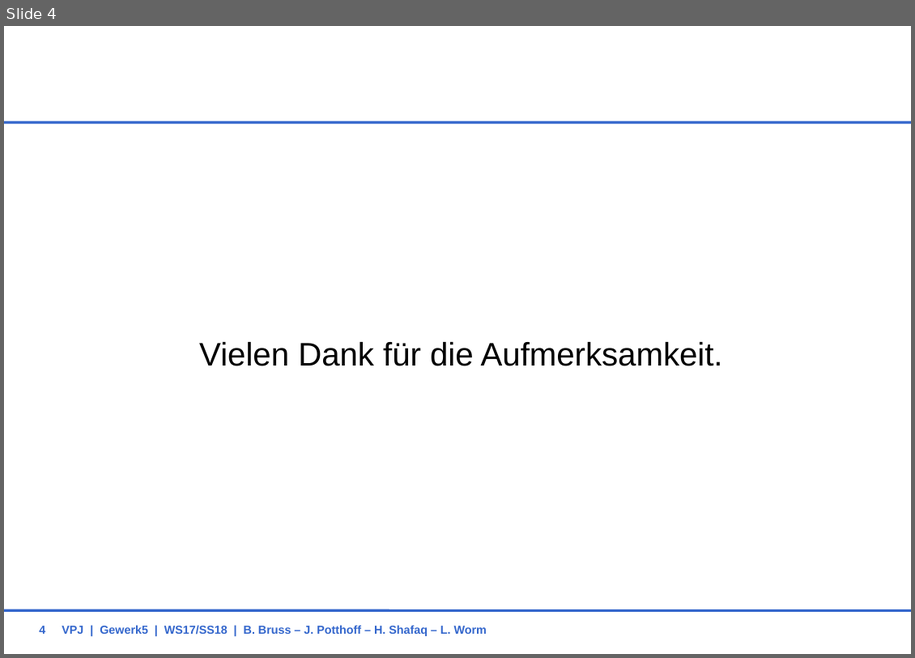
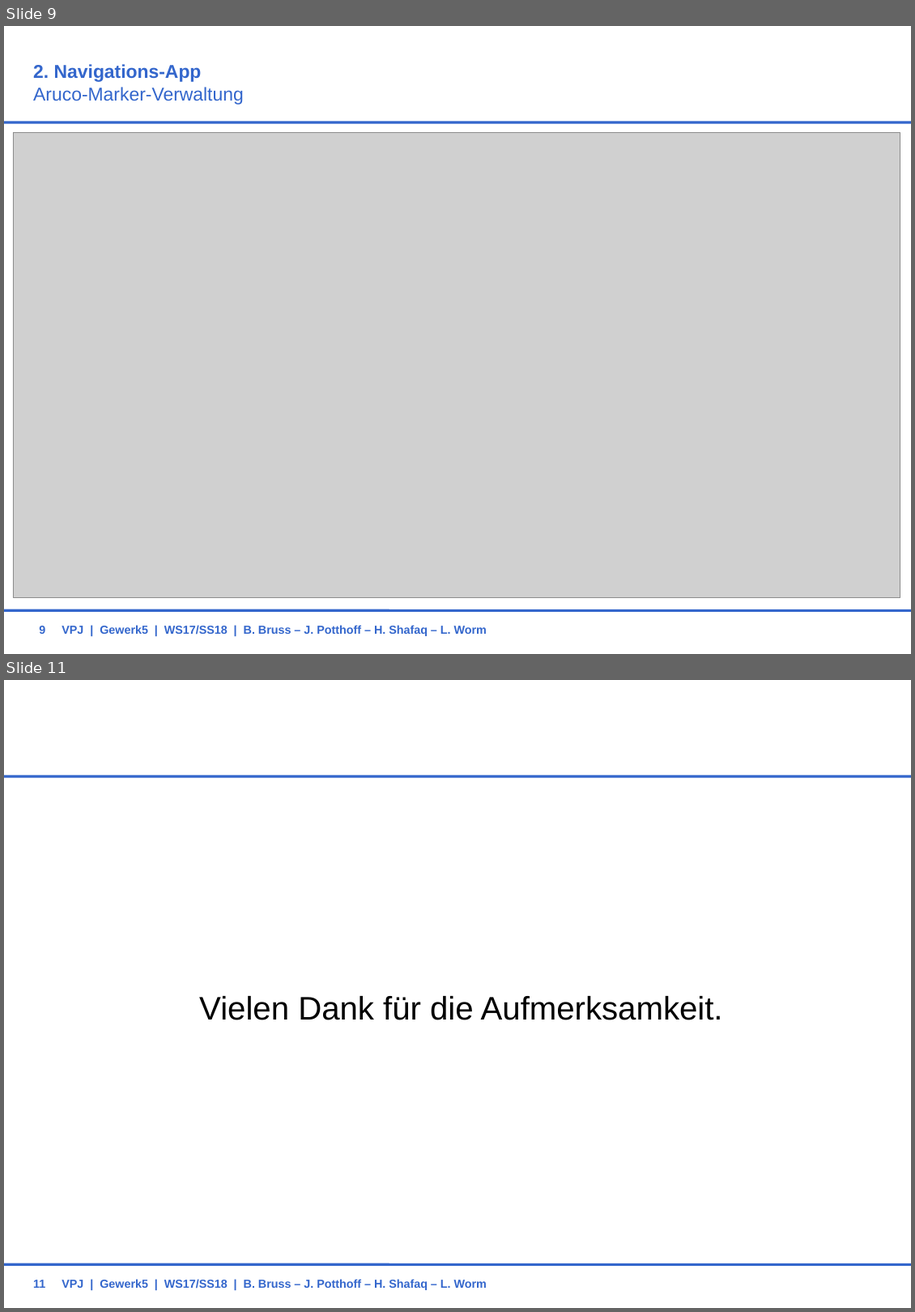
Before and after one commit to BBRUSS/VPJW17G5, a slide deck: 11_Orga/ZwischenPraesentation.ppt. Shown one above the other, each under a label of ours: slide 4 before the commit, slides 9 and 11 after it; the slides between them are not shown. The pictures are 915x658 and 915x1312 pixels, drawn with LibreOffice and Linux fonts; fonts in the diff are those of the drawing; grey boxes stand for pictures; background and template pictures are left out. Boxes give left, top, right and bottom in pixels: in the first picture for what was removed or moved away, otherwise in the second. Text is boxed around its words. In the diff, an @@ line names an element or a change of style, - is before the commit and + after.

Commit message:
Einfügen Folien Navigation

```diff
--- a/11_Orga/ZwischenPraesentation.ppt
+++ b/11_Orga/ZwischenPraesentation.ppt
@@ slide 9 added at (4,26,911,654), background #FFFFFF; not listed: 2 template elements that a slide beside it also shows @@
@@ title added at (33,64,244,105), 16 pt, text #3366CC @@
+2. Navigations-App
+Aruco-Marker-Verwaltung
@@ picture added at (14,132,901,597) @@
@@ page number added at (39,625,45,634), 10 pt, text #3366CC, bold @@
+9
@@ text added at (62,625,487,636), 10 pt, text #3366CC, bold @@
+VPJ | Gewerk5 | WS17/SS18 | B. Bruss – J. Potthoff – H. Shafaq – L. Worm
@@ what was slide 4 is now slide 11 @@
@@ page number at (33,1279,45,1288): text changed @@
-4
+11
```
Also in this commit, not shown: 6 other slides added.
